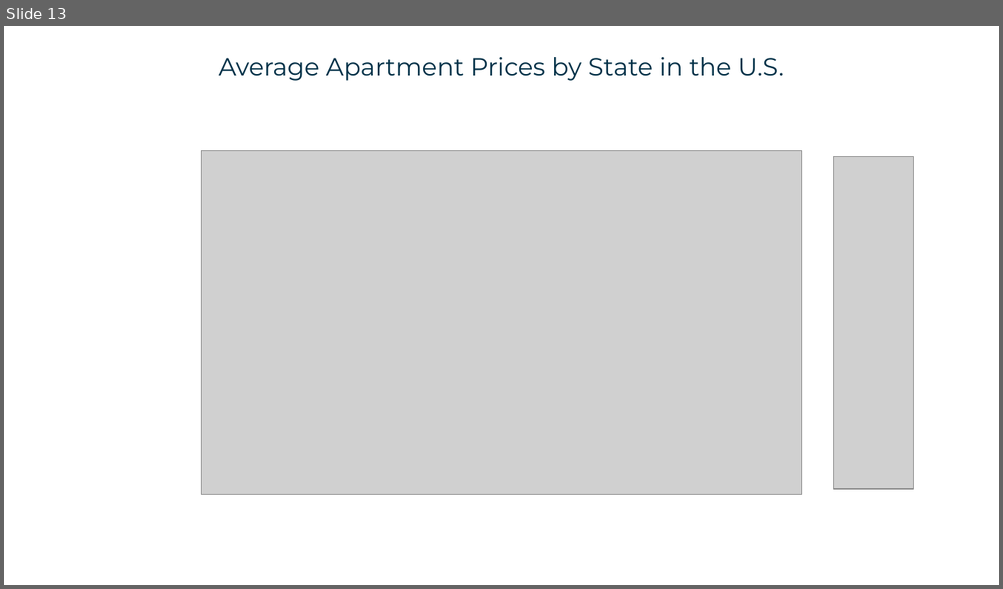
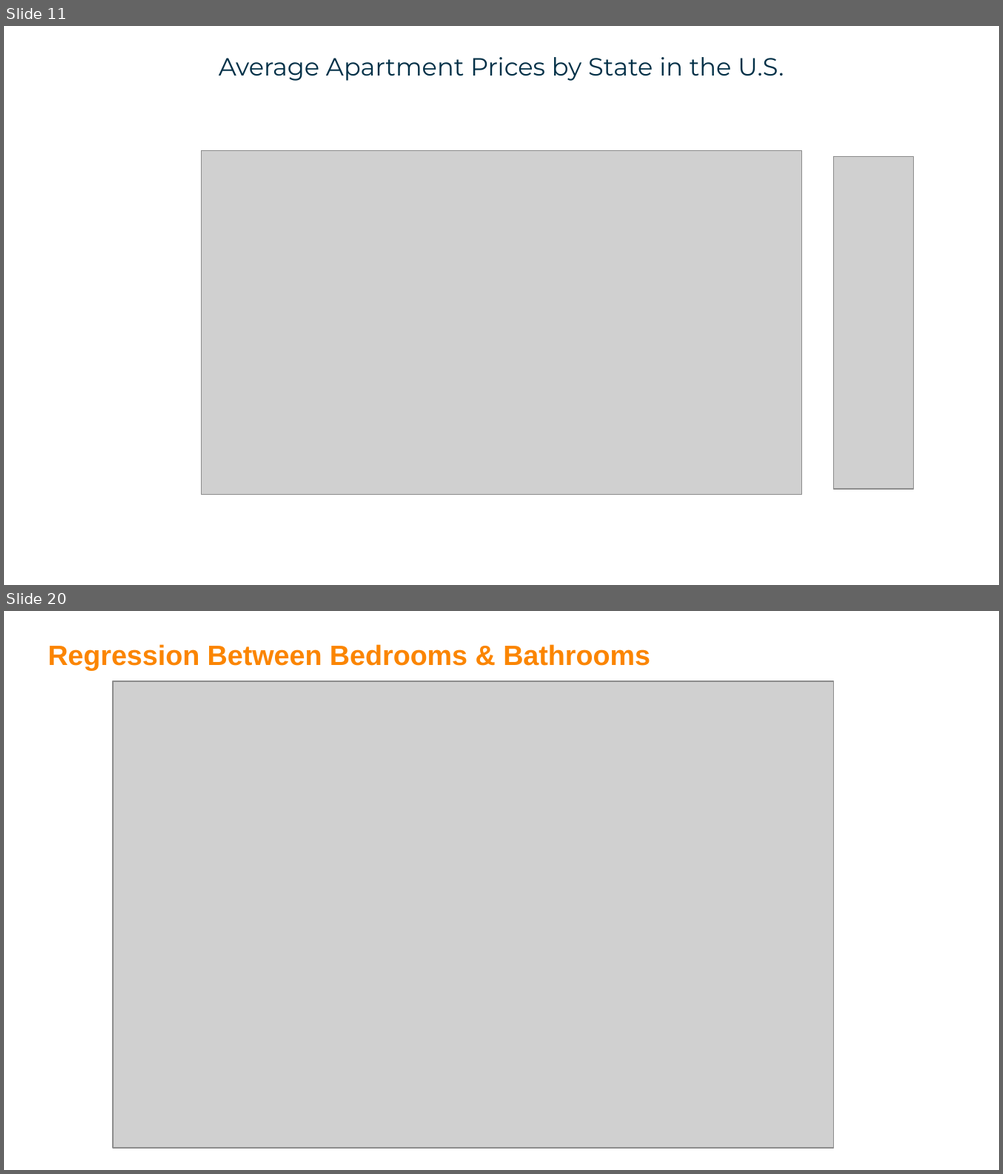
Before and after one commit to tghcb9/dataanalytics-project1-group6, a slide deck: submission/presentation/docs/Project 1 Presentation - Group 6.pptx. Shown one above the other, each under a label of ours: slide 13 before the commit, slides 11 and 20 after it; the slides between them are not shown. The pictures are 1003x589 and 1003x1174 pixels, drawn with LibreOffice and Linux fonts; fonts in the diff are those of the drawing; grey boxes stand for pictures. Boxes give left, top, right and bottom in pixels: in the first picture for what was removed or moved away, otherwise in the second. Text is boxed around its words. In the diff, an @@ line names an element or a change of style, - is before the commit and + after.

```diff
--- a/submission/presentation/docs/Project 1 Presentation - Group 6.pptx
+++ b/submission/presentation/docs/Project 1 Presentation - Group 6.pptx
@@ slide 20 added at box(4, 611, 999, 1170), background #FFFFFF @@
@@ title added at box(48, 644, 650, 670), 20.2 pt, text #FB8500, bold @@
+Regression Between Bedrooms & Bathrooms
@@ picture added at box(112, 681, 833, 1149) @@
@@ what was slide 13 is now slide 11 @@
```
Also in this commit, not shown: 11 slides changed, 6 other slides added, 5 slides removed, 3 other files.
